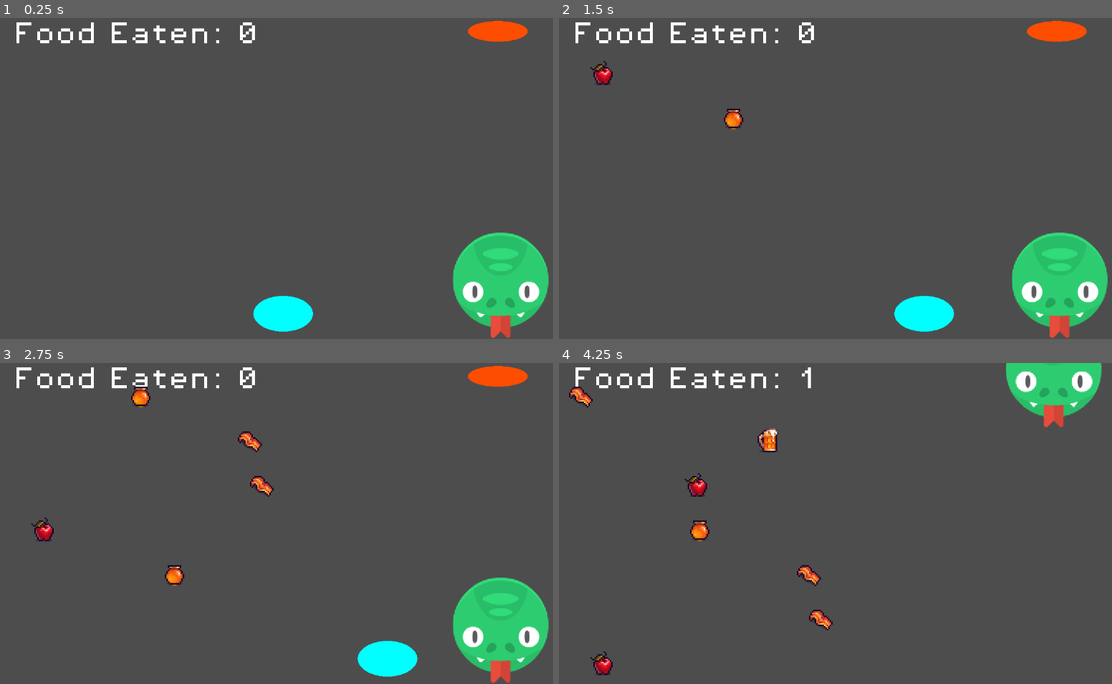
Above: before the commit, frames 1-4 (two rows, left to right).
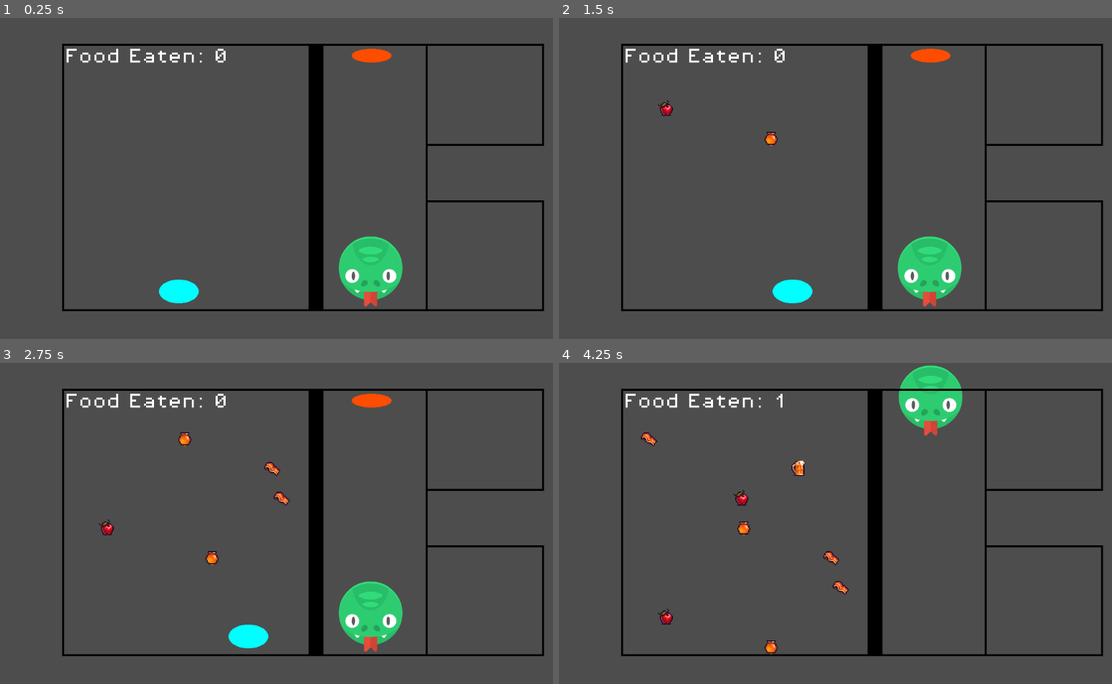
Above: after the commit, the same moments.

Repository: milovanpelt/Solo-Dev-Game-Jam-4
Game: Godot game, scene res://scenes/main.tscn
Same seed, same stepped clock (60 frames per second), same inputs: the game is played once before the commit and once after it. The engine's default icon, where the game draws it, is replaced by a stand-in: a white triangle on a blue panel in a dark square.
Inputs:
- Up to frame 1 (0.25 s): no input
- Up to frame 2 (1.5 s): tap Enter at 0.5 s; hold Right (move_right) 0.53-1.28 s; hold Left (move_left) from 1.28 s (still down)
- Up to frame 3 (2.75 s): release Left (move_left) at 2.03 s; hold Right (move_right) from 2.03 s (still down)
- Up to frame 4 (4.25 s): release Right (move_right) at 3.53 s; hold Left (move_left) from 3.53 s (still down)

The runs differ from the first frame. In frame 1, 14% of the frame differs, in the area x 2-100%, y 0-100%; in frame 2, 14%; in frame 3, 15%; in frame 4, 12%.

Commit message:
[ADDED] A frame sprite

Diff:
--- a/scenes/main.tscn
+++ b/scenes/main.tscn
@@ -6,21 +6,26 @@
 [ext_resource type="Script" path="res://scripts/game_manager.gd" id="5_03f7y"]
 [ext_resource type="FontFile" uid="uid://e3b5c7k8ktw6" path="res://assets/fonts/PixelOperator8.ttf" id="5_m7qhy"]
 [ext_resource type="PackedScene" uid="uid://dbegi0mr3phef" path="res://scenes/animal.tscn" id="5_xwr7p"]
+[ext_resource type="Texture2D" uid="uid://gads5n5enxf8" path="res://assets/sprites/framing_2.png" id="7_48ehk"]
+[ext_resource type="Script" path="res://scripts/world_end.gd" id="8_algrj"]
+
+[sub_resource type="WorldBoundaryShape2D" id="WorldBoundaryShape2D_7qfg8"]
 
 [node name="World" type="Node2D"]
+metadata/_edit_horizontal_guides_ = [-116.0]
 
 [node name="Camera2D" type="Camera2D" parent="."]
 scale = Vector2(0.919426, 1)
-zoom = Vector2(3, 3)
+zoom = Vector2(2, 2)
 
 [node name="Vacuum-In" parent="." instance=ExtResource("1_fnkbv")]
-position = Vector2(-2, 95)
+position = Vector2(-108, 118)
 
 [node name="VacuumDestination" parent="Vacuum-In" instance=ExtResource("2_dxima")]
-position = Vector2(142, -195)
+position = Vector2(194, -242)
 
 [node name="Vacuum-Out" parent="." instance=ExtResource("4_agn4k")]
-position = Vector2(142, -99)
+position = Vector2(86, -124)
 
 [node name="GameManager" type="Node2D" parent="."]
 unique_name_in_owner = true
@@ -31,16 +36,28 @@
 autostart = true
 
 [node name="FoodCounter_Text" type="Label" parent="GameManager"]
-offset_left = -193.0
-offset_top = -105.0
-offset_right = -9.0
-offset_bottom = -30.0
+offset_left = -233.0
+offset_top = -131.0
+offset_right = -49.0
+offset_bottom = -56.0
 theme_override_fonts/font = ExtResource("5_m7qhy")
 text = "Food Eaten: 0"
 horizontal_alignment = 1
 autowrap_mode = 2
 
 [node name="Animal" parent="." instance=ExtResource("5_xwr7p")]
-position = Vector2(144, 72)
+position = Vector2(85, 94)
+
+[node name="Frame" type="Sprite2D" parent="."]
+position = Vector2(17, -1)
+texture = ExtResource("7_48ehk")
+
+[node name="WorldEnd" type="Area2D" parent="."]
+position = Vector2(-81, 137)
+script = ExtResource("8_algrj")
+
+[node name="CollisionShape2D" type="CollisionShape2D" parent="WorldEnd"]
+shape = SubResource("WorldBoundaryShape2D_7qfg8")
 
 [connection signal="timeout" from="GameManager/SpawnTimer" to="GameManager" method="_on_spawn_timer_timeout"]
+[connection signal="area_entered" from="WorldEnd" to="WorldEnd" method="_on_area_entered"]
--- a/scripts/game_manager.gd
+++ b/scripts/game_manager.gd
@@ -8,7 +8,7 @@
 func _on_spawn_timer_timeout():
 	var falling_food_instance = FALLING_FOOD.instantiate()
 
-	var falling_food_x_position = randf_range(-200, 0)
+	var falling_food_x_position = randf_range(-225, 15)
 	var falling_food_y_position = -100
 	var falling_food_spawn_position = Vector2(falling_food_x_position, falling_food_y_position)
 
Binary file added: assets/sprites/framing_2.png
Not shown: 1 places in scenes/main.tscn that only renumber resources
